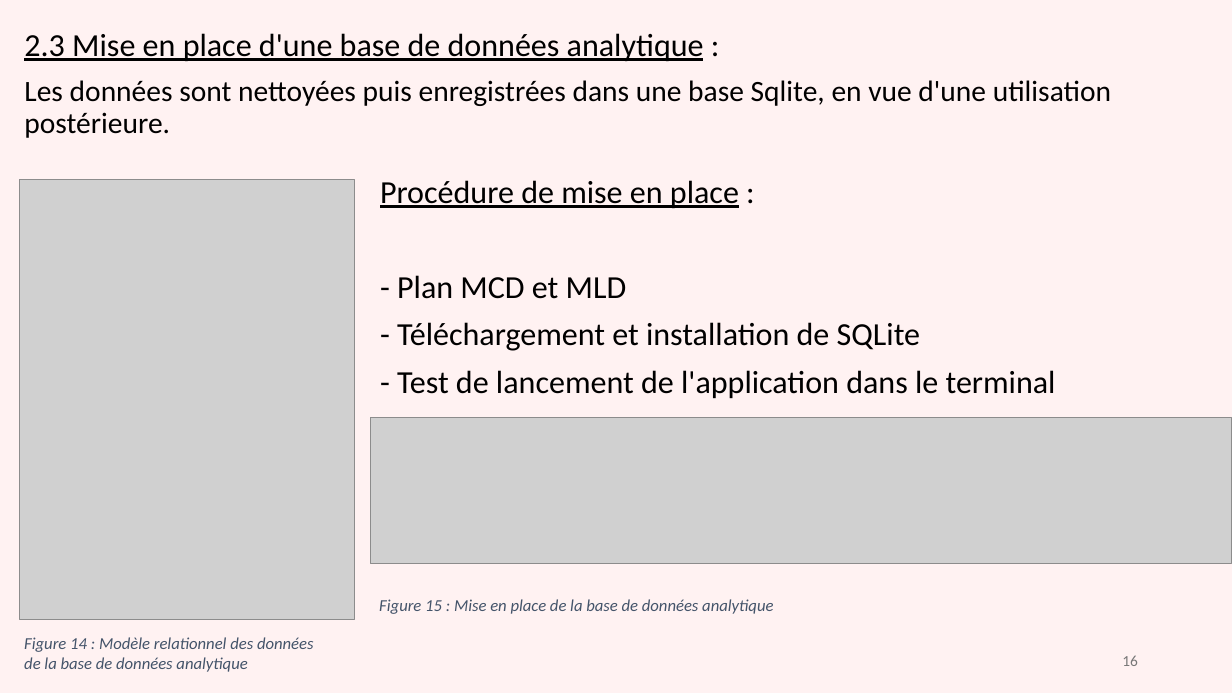
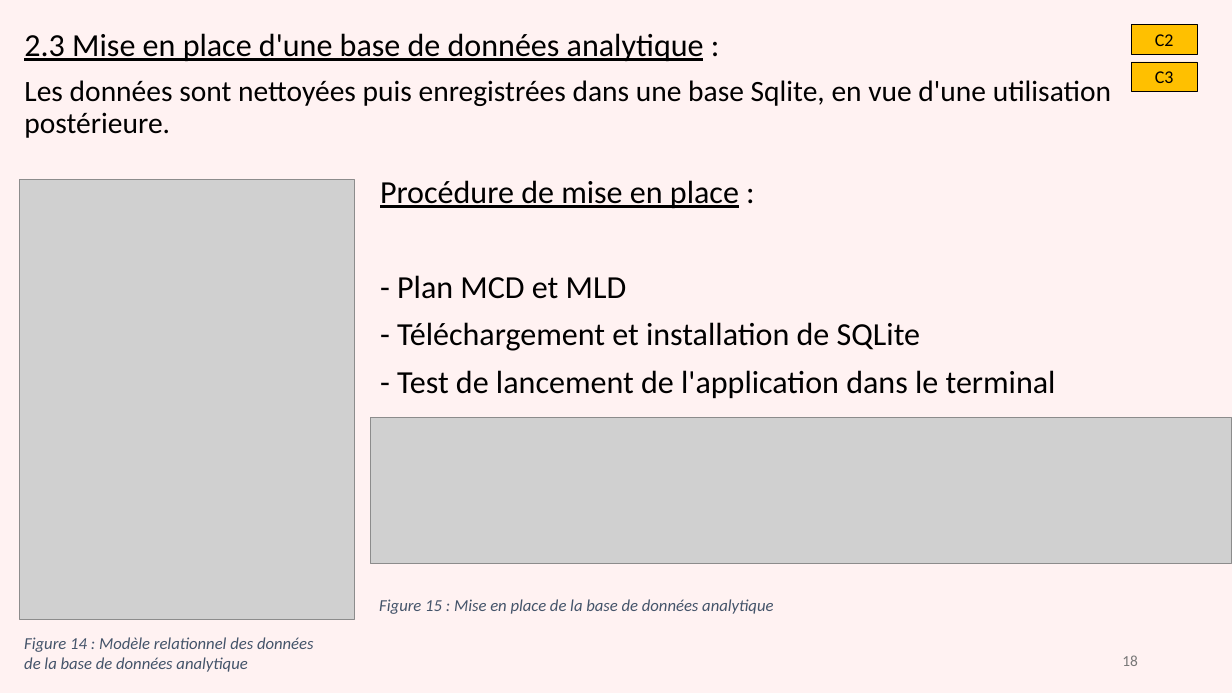
Before and after one commit to gdaume24/Projet-chef-oeuvre, a slide deck: slide 18 of E1/diapo.PPTX (slide 16 before the commit). Drawn at 1232x693 pixels with LibreOffice and Linux fonts; fonts in the diff are those of the drawing; grey boxes stand for pictures. Boxes give left, top, right and bottom in pixels: in the first picture for what was removed or moved away, otherwise in the second. Text is boxed around its words. In the diff, an @@ line names an element or a change of style, - is before the commit and + after.

```diff
--- a/E1/diapo.PPTX
+++ b/E1/diapo.PPTX
@@ rectangle added at (1131,24,1197,54), fill #FFC000, outline #000000 0.25 pt, 14 pt, text #000000 @@
+C2
@@ rectangle added at (1131,62,1197,91), fill #FFC000, outline #000000 0.25 pt, 14 pt, text #000000 @@
+C3
@@ page number at (1122,655,1138,666): text changed @@
-16
+18
```
Also in this commit, not shown: 17 other slides changed, 4 slides added, 4 other files.
